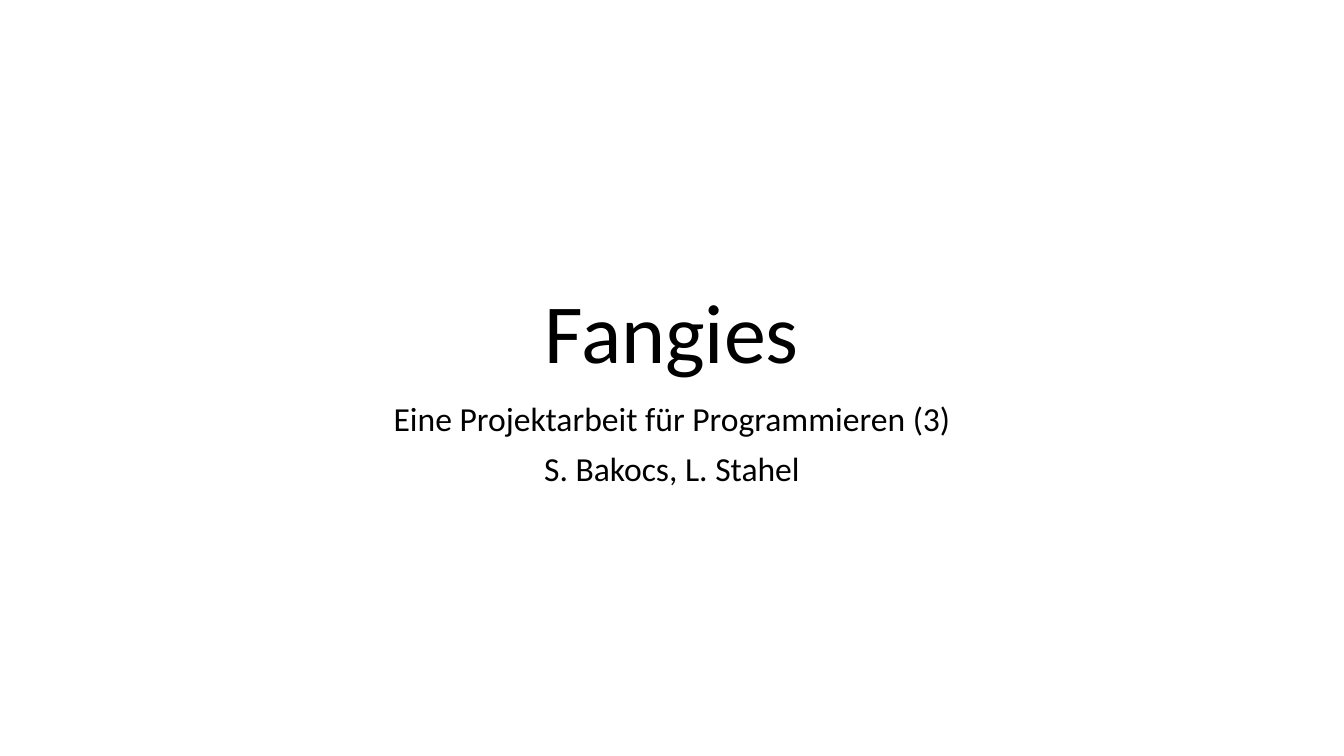
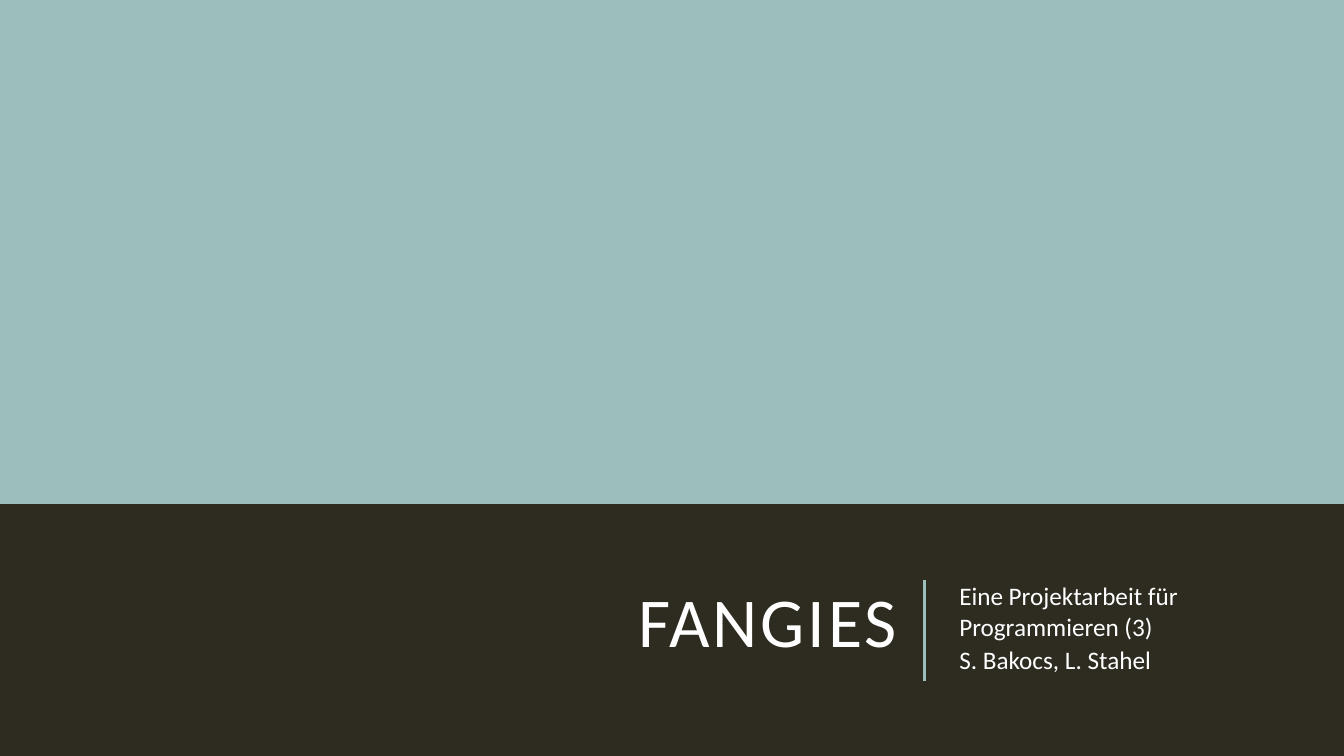
Before and after one commit to Toixinhell/Versteckies, a slide deck: slide 1 of Fangies.pptx. Drawn at 1344x756 pixels with LibreOffice and Linux fonts; fonts in the diff are those of the drawing. Boxes give left, top, right and bottom in pixels: in the first picture for what was removed or moved away, otherwise in the second. Text is boxed around its words. In the diff, an @@ line names an element or a change of style, - is before the commit and + after.

Commit message:
nice layout?

```diff
--- a/Fangies.pptx
+++ b/Fangies.pptx
@@ background #FFFFFF to #2E2B21 @@
@@ rectangle added at bbox=[0, 0, 1344, 504], fill #9CBEBD @@
@@ title "FANGIES" at bbox=[639, 601, 897, 648]: vertical alignment bottom to middle @@
@@ subtitle "Eine Projektarbeit für Programmieren (3)": place and size @@
-subtitle "Eine Projektarbeit für Programmieren (3)" at bbox=[394, 406, 950, 485]
+subtitle "Eine Projektarbeit für Programmieren (3)" at bbox=[959, 587, 1178, 672]
@@ subtitle "Eine Projektarbeit für Programmieren (3)" at bbox=[959, 587, 1178, 672]: size 24 to 18 pt, text colour #000000 to #FFFFFF; alignment centre to left; line spacing 0.9 to 1; less space between paragraphs; vertical alignment top to middle @@
@@ line added from (925, 682) to (925, 581), #9CBEBD 1.5 pt @@
@@ title at bbox=[639, 601, 897, 648]: text changed; size 60 to 50 pt; text colour #000000 to #FFFFFF @@
-Fangies
+FANGIES
```
Also in this commit, not shown: 15 other slides changed.
